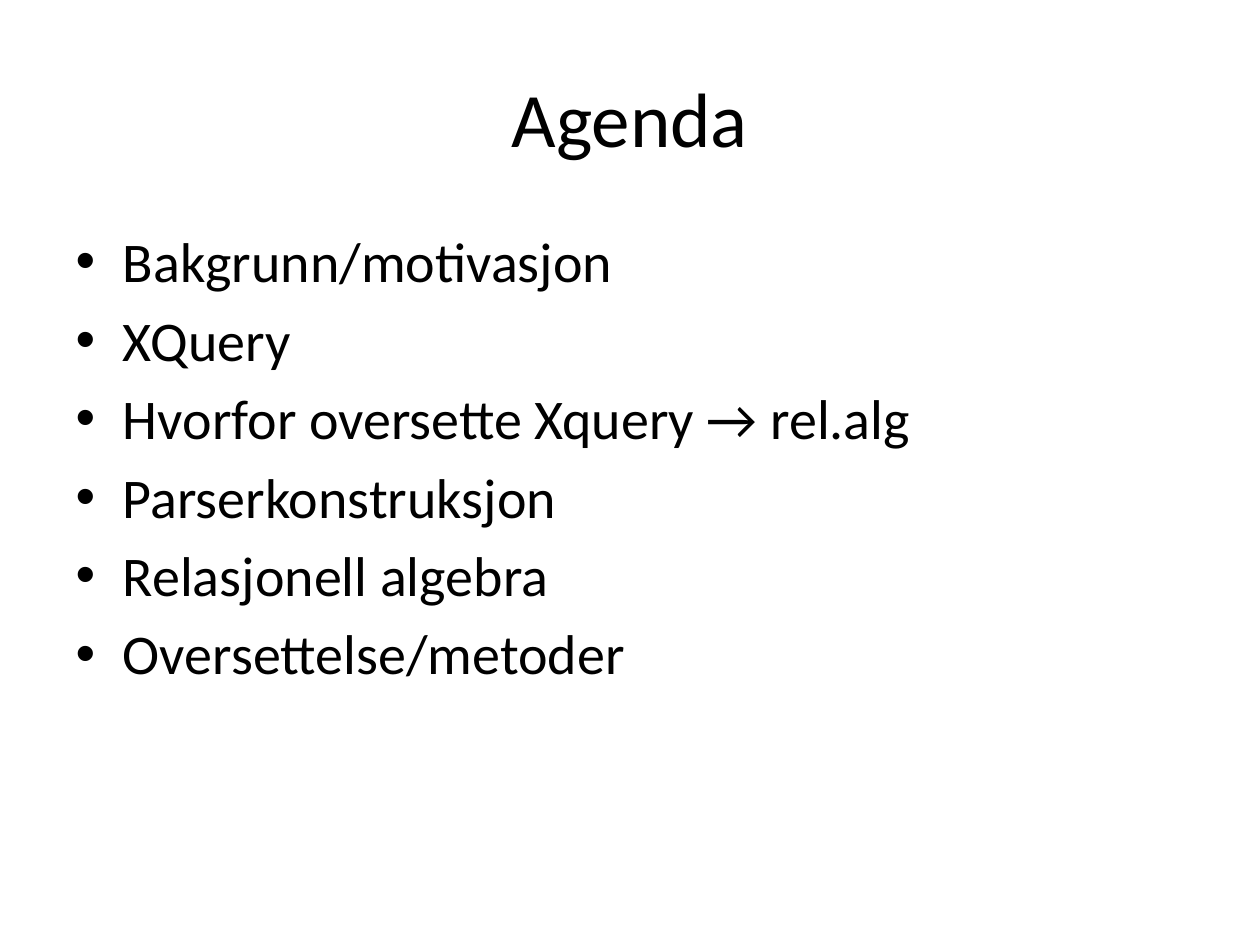
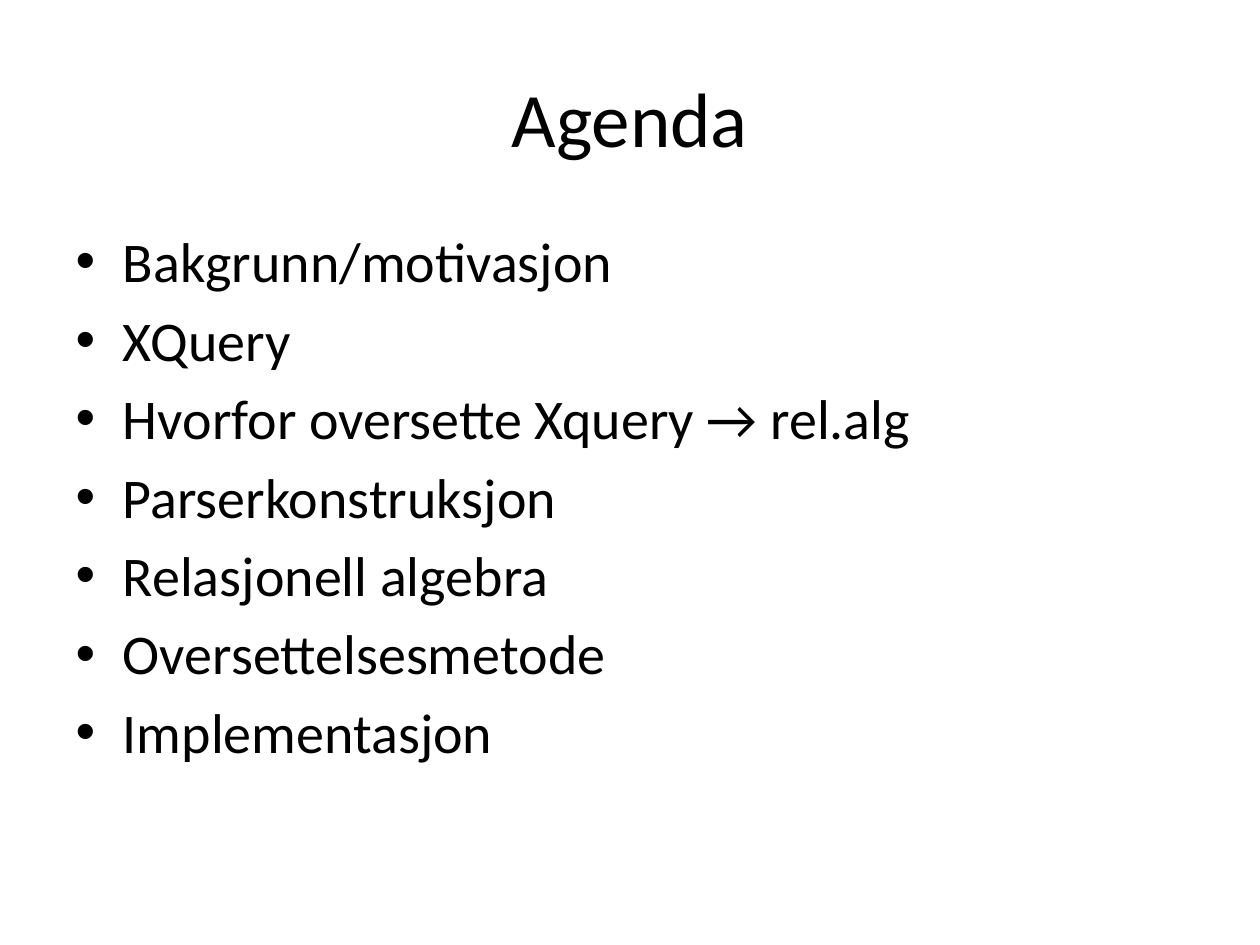
Before and after one commit to andrerav/xqft-parser, a slide deck: slide 2 of XQuery og relasjonell algebra.pptx. Drawn at 1260x945 pixels with LibreOffice and Linux fonts; fonts in the diff are those of the drawing. Boxes give left, top, right and bottom in pixels: in the first picture for what was removed or moved away, otherwise in the second. Text is boxed around its words. In the diff, an @@ line names an element or a change of style, - is before the commit and + after.

```diff
--- a/XQuery og relasjonell algebra.pptx
+++ b/XQuery og relasjonell algebra.pptx
@@ text at (x1=123, y1=635, x2=605, y2=763): text changed @@
-• Oversettelse/metoder
+• Oversettelsesmetode
+• Implementasjon
```
Also in this commit, not shown: 5 other slides changed, 22 slides added.
